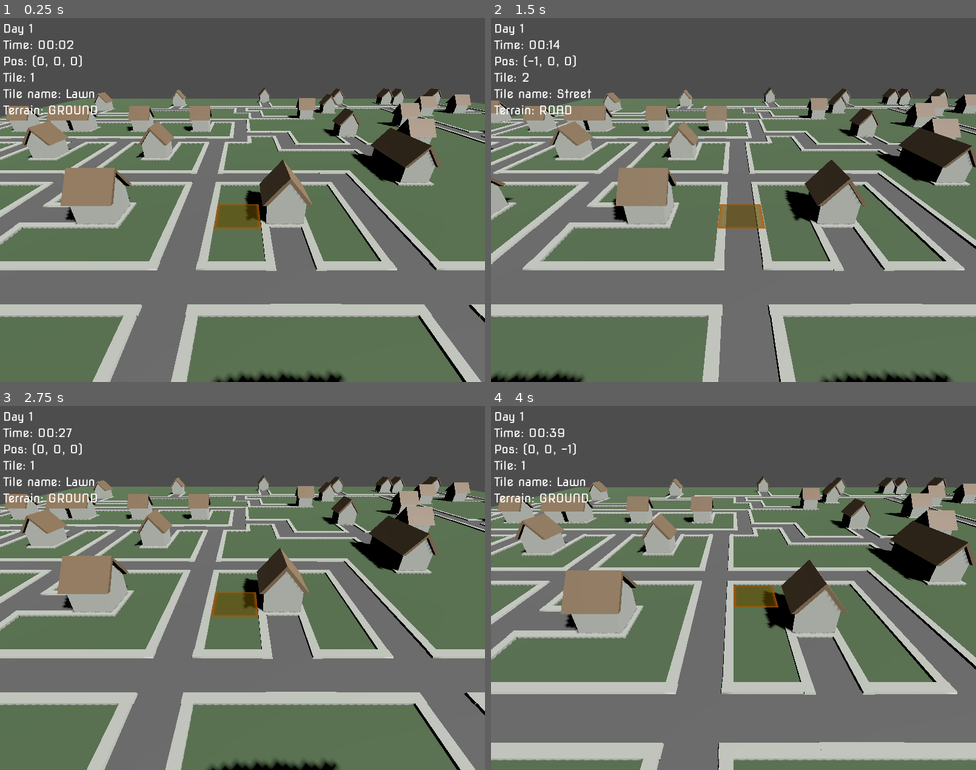
Above: before the commit, frames 1-4 (two rows, left to right).
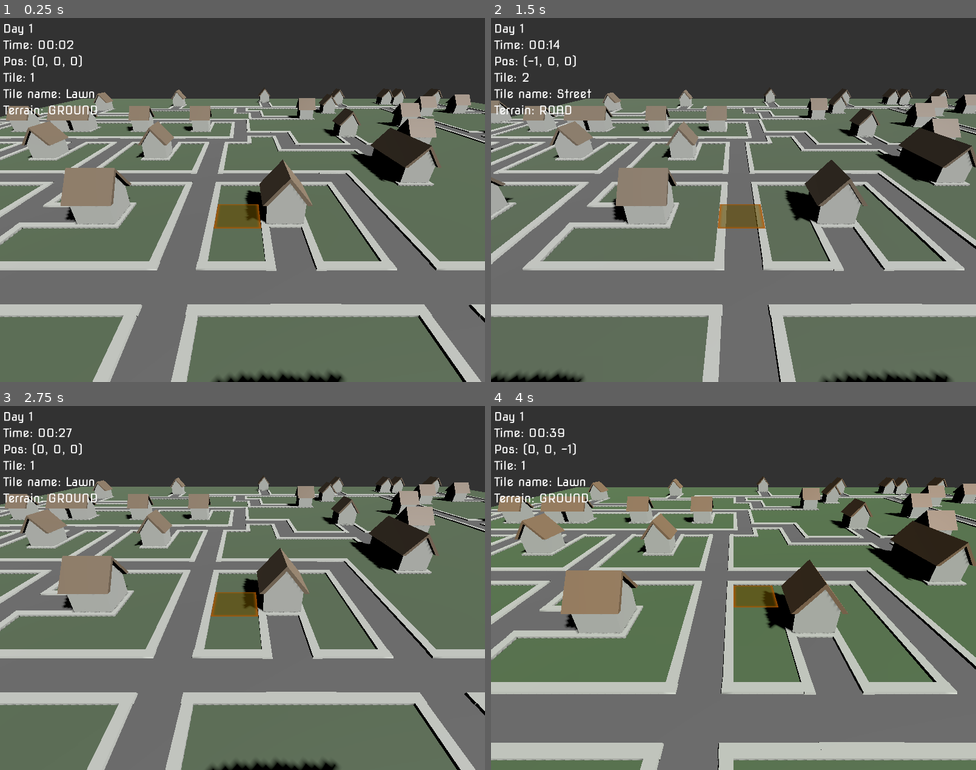
Above: after the commit, the same moments.

Repository: greenavalanche/gridmesh-test
Game: Godot game, scene res://scenes/root.tscn
Two runs of this game, one before a commit and one after it. Both use one fixed random seed, a clock stepped at 60 frames per second and the inputs below.
Inputs (mouse positions are in pixels of both pictures, inside the frame that each line leads up to):
- Up to frame 1 (0.25 s): no input
- Up to frame 2 (1.5 s): tap Enter (tile_paint) at 0.5 s; move the mouse to (840, 181) at 0.52 s; tap Down (camera_down) at 0.6 s; tap Escape (camera_reset) at 1.25 s; move the mouse to (636, 218) at 1.27 s; tap Left (camera_left) at 1.35 s
- Up to frame 3 (2.75 s): tap Escape (camera_reset) at 2 s; move the mouse to (291, 507) at 2.02 s; tap Right (camera_right) at 2.1 s
- Up to frame 4 (4 s): tap Escape (camera_reset) at 2.75, 3.5 s; move the mouse to (709, 660) at 2.77 s; tap Middle mouse button (camera_toggle) at 2.85 s; move the mouse to (879, 642) at 3.52 s; tap Up (camera_up) at 3.6 s

The runs differ from the first frame. In frame 1, 21% of the frame differs, in the area x 0-100%, y 0-28%; in frame 2, 21%; in frame 3, 21%; in frame 4, 22%.

Commit message:
fog + desaturation fix

Diff:
--- a/scenes/game.tscn
+++ b/scenes/game.tscn
@@ -13,7 +13,8 @@
 render_priority = 0
 shader = ExtResource("6_vtaks")
 shader_parameter/gridmap_transform = Projection(1, 0, 0, 0, 0, 1, 0, 0, 0, 0, 1, 0, 0, 0, 0, 1)
-shader_parameter/FOG_DEPTH = 50.0
+shader_parameter/FOG_DEPTH = 10.0
+shader_parameter/MAX_FOG_AMOUNT = 0.9
 shader_parameter/FOG_COLOR = Color(0.2, 0.2, 0.2, 1)
 
 [sub_resource type="QuadMesh" id="QuadMesh_0tnpc"]
--- a/scripts/post_process.gd
+++ b/scripts/post_process.gd
@@ -24,7 +24,7 @@
 	var grid_size: int = (max(grid_extents.size.x, grid_extents.size.y) / 2 + 1) * 2
 
 	var image = Image.create(grid_size, grid_size, false, Image.FORMAT_R8)
-	image.fill(Color(0, 0, 0))  # Default: No grayscale effect
+	image.fill(Color(1, 1, 1))
 
 	for tile in grid_map.get_used_cells():
 		var grayscale_intensity = get_grayscale_intensity_for_tile(tile)
--- a/shaders/post_process.gdshader
+++ b/shaders/post_process.gdshader
@@ -8,6 +8,7 @@
 uniform mat4 gridmap_transform;
 
 uniform float FOG_DEPTH = 50.0;
+uniform float MAX_FOG_AMOUNT = 0.95;
 uniform vec3 FOG_COLOR: source_color = vec3(0.2);
 const vec3 GRAYSCALE_WEIGHTS = vec3(0.299, 0.587, 0.114);
 
@@ -17,28 +18,40 @@
 
 void fragment() {
 	float clip_depth = texture(depth_texture, SCREEN_UV).r;
+	if (clip_depth < 0.0001) {
+		ALBEDO = FOG_COLOR;
+	} else {
+		vec4 clip_pos = vec4(SCREEN_UV * 2.0 - 1.0, clip_depth, 1.0);
 
-	vec4 clip_pos = vec4(SCREEN_UV * 2.0 - 1.0, clip_depth, 1.0);
+		vec4 view_pos = INV_PROJECTION_MATRIX * clip_pos;
+		view_pos /= view_pos.w;
 
-	vec4 view_pos = INV_PROJECTION_MATRIX * clip_pos;
-	view_pos /= view_pos.w;
+		float linear_depth = -view_pos.z;
 
-	float linear_depth = -view_pos.z;
+		vec4 world_pos = INV_VIEW_MATRIX * view_pos;
 
-	vec4 world_pos = INV_VIEW_MATRIX * view_pos;
+		vec4 grid_pos = gridmap_transform * world_pos;
+		vec2 texture_size = vec2(textureSize(effect_map, 0));
 
-	vec4 grid_pos = gridmap_transform * world_pos;
-	vec2 texture_size = vec2(textureSize(effect_map, 0));
-	vec2 effect_uv = ((floor(grid_pos.xz) + vec2(0.5)) + texture_size / 2.0) / texture_size;
-	float effect_intensity = texture(effect_map, effect_uv).r;
+		//vec2 effect_uv = ((floor(grid_pos.xz) + vec2(0.5)) + texture_size / 2.0) / texture_size;
+		vec2 effect_uv = (grid_pos.xz + texture_size / 2.0) / texture_size;
 
-	vec3 color = texture(screen_texture, SCREEN_UV).rgb;
+		float effect_intensity = texture(effect_map, effect_uv).r;
+		//effect_intensity *= sin((clip_pos.x + clip_pos.y * TIME * 10.0);
 
-	vec3 grayscale = vec3(dot(color, GRAYSCALE_WEIGHTS));
+		vec3 color = texture(screen_texture, SCREEN_UV).rgb;
 
-	vec3 desaturated_color = mix(color, grayscale, effect_intensity);
+		vec3 grayscale = vec3(dot(color, GRAYSCALE_WEIGHTS));
 
-	float fog_extent = smoothstep(0.0, FOG_DEPTH, linear_depth);
+		float fog_extent = smoothstep(0.0, FOG_DEPTH, linear_depth);
 
-	ALBEDO = mix(desaturated_color, FOG_COLOR, fog_extent);
+		vec3 fog_color = mix(grayscale, FOG_COLOR, MAX_FOG_AMOUNT);
+		grayscale = mix(grayscale, fog_color, fog_extent);
+
+		vec3 desaturated_color = mix(color, grayscale, effect_intensity);
+
+		ALBEDO = desaturated_color;
+
+	}
+
 }
